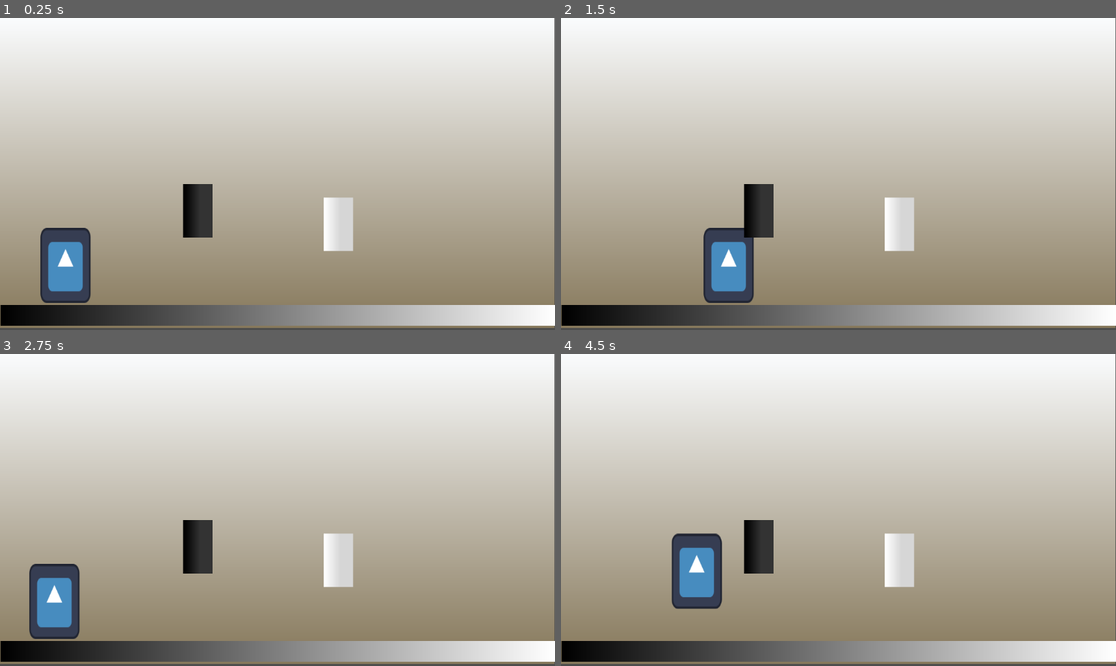
Above: before the commit, frames 1-4 (two rows, left to right).
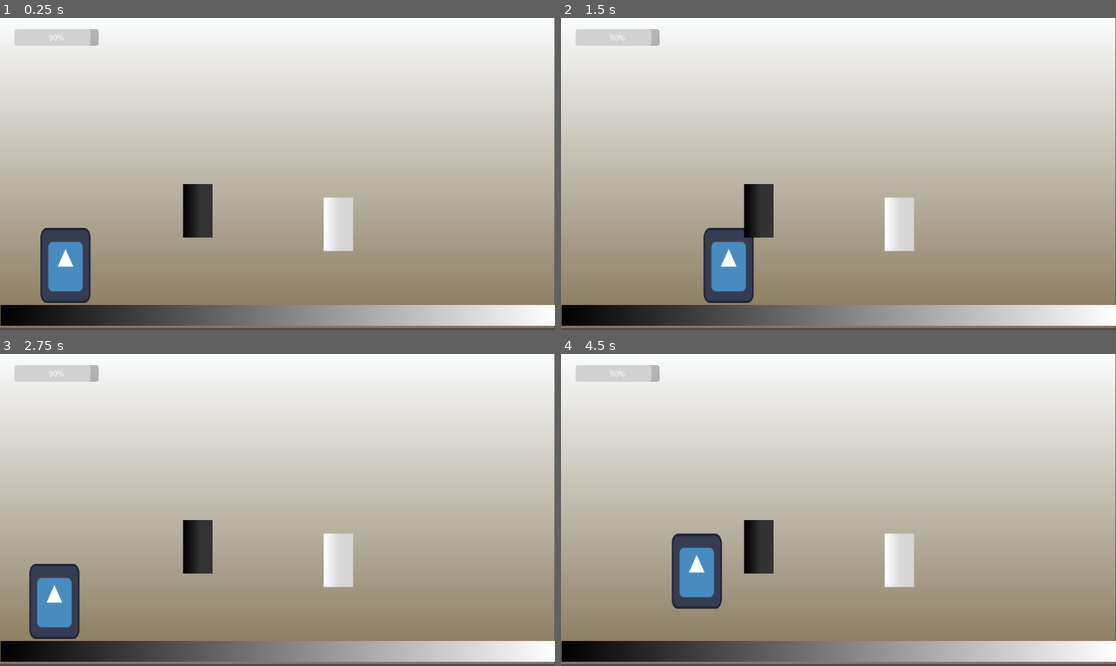
Above: after the commit, the same moments.

Repository: hugoc7/AbyssGameJam
Game: Godot game, scene res://levels/level1.tscn
Two runs of this game, one before a commit and one after it. Both use one fixed random seed, a clock stepped at 60 frames per second and the inputs below. The engine's default icon, where the game draws it, is replaced by a stand-in: a white triangle on a blue panel in a dark square.
Inputs:
- Up to frame 1 (0.25 s): no input
- Up to frame 2 (1.5 s): tap Enter (ui_accept) at 0.5, 0.77 s; hold Right (ui_right) from 0.53 s (still down)
- Up to frame 3 (2.75 s): tap Enter (ui_accept) at 1.52 s; release Right (ui_right) at 2.03 s; hold Left (ui_left) from 2.03 s (still down)
- Up to frame 4 (4.5 s): release Left (ui_left) at 2.78 s; hold Right (ui_right) 2.78-4.28 s; tap Enter (ui_accept) at 3.02, 3.77, 4.25 s; hold Left (ui_left) from 4.28 s (still down)

The runs differ from the first frame. In frame 1, 0.8% of the frame differs, in the area x 2-18%, y 3-9%; in frame 2, 0.8%; in frame 3, 0.8%; in frame 4, 0.8%.

Commit message:
add player life bar

Diff:
--- /dev/null
+++ b/hud.gd
@@ -0,0 +1,14 @@
+extends CanvasLayer
+
+
+# Called when the node enters the scene tree for the first time.
+func _ready():
+	pass # Replace with function body.
+
+
+# Called every frame. 'delta' is the elapsed time since the previous frame.
+func _process(delta):
+	pass
+
+func _on_player_life_changed(new_value):
+	$ProgressBar.set_value(new_value)
--- /dev/null
+++ b/hud.tscn
@@ -0,0 +1,14 @@
+[gd_scene load_steps=2 format=3 uid="uid://85ag7xxy5r67"]
+
+[ext_resource type="Script" path="res://hud.gd" id="1_lw3ko"]
+
+[node name="HUD" type="CanvasLayer"]
+script = ExtResource("1_lw3ko")
+
+[node name="ProgressBar" type="ProgressBar" parent="."]
+anchors_preset = -1
+offset_left = 30.0
+offset_top = 23.0
+offset_right = 205.0
+offset_bottom = 58.0
+value = 90.0
--- a/levels/level1.tscn
+++ b/levels/level1.tscn
@@ -6,6 +6,7 @@
 [ext_resource type="Texture2D" uid="uid://chskkiuolcqd6" path="res://background/bkg_dark.tres" id="3_nmii0"]
 [ext_resource type="PackedScene" uid="uid://ck8o5v52wgvf6" path="res://player/player.tscn" id="4_4egl6"]
 [ext_resource type="PackedScene" uid="uid://cbe8prr8x1r0m" path="res://enemy/enemy_contact.tscn" id="5_mowys"]
+[ext_resource type="PackedScene" uid="uid://85ag7xxy5r67" path="res://hud.tscn" id="7_vfnx0"]
 
 [sub_resource type="RectangleShape2D" id="RectangleShape2D_w26nm"]
 size = Vector2(1152, 43)
@@ -49,3 +50,7 @@
 
 [node name="EnemyContact2" parent="Enemy" instance=ExtResource("5_mowys")]
 position = Vector2(703, 429)
+
+[node name="HUD" parent="." instance=ExtResource("7_vfnx0")]
+
+[connection signal="life_changed" from="Player" to="HUD" method="_on_player_life_changed"]
--- a/player/player.gd
+++ b/player/player.gd
@@ -1,11 +1,13 @@
 extends CharacterBody2D
 
+signal life_changed(new_value: int)
 
 const SPEED = 300.0
 const JUMP_VELOCITY = -400.0
 
 # Get the gravity from the project settings to be synced with RigidBody nodes.
 var gravity = ProjectSettings.get_setting("physics/2d/default_gravity")
+var file = 100
 
 
 func _physics_process(delta):
Not shown: 1 places in levels/level1.tscn that only renumber resources
